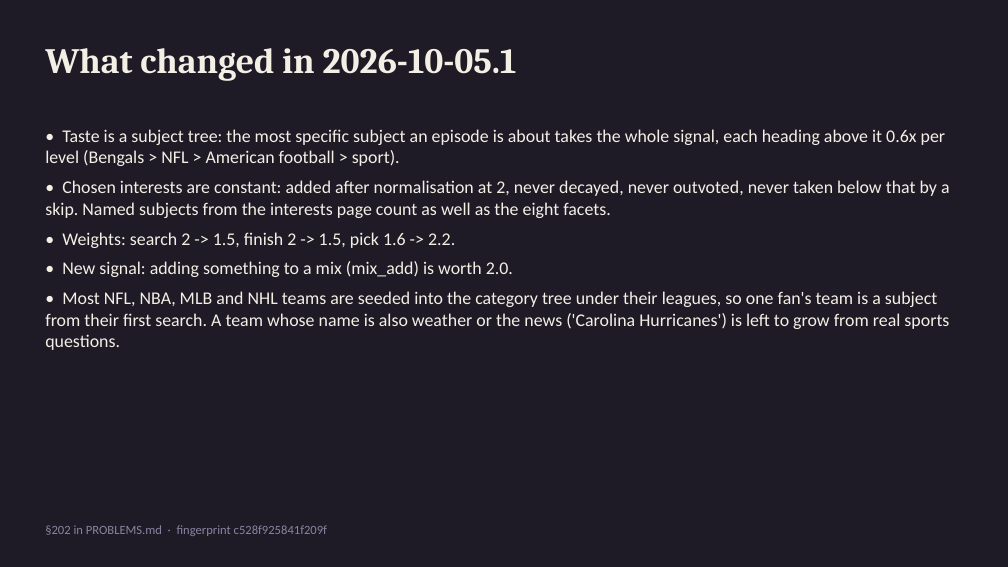
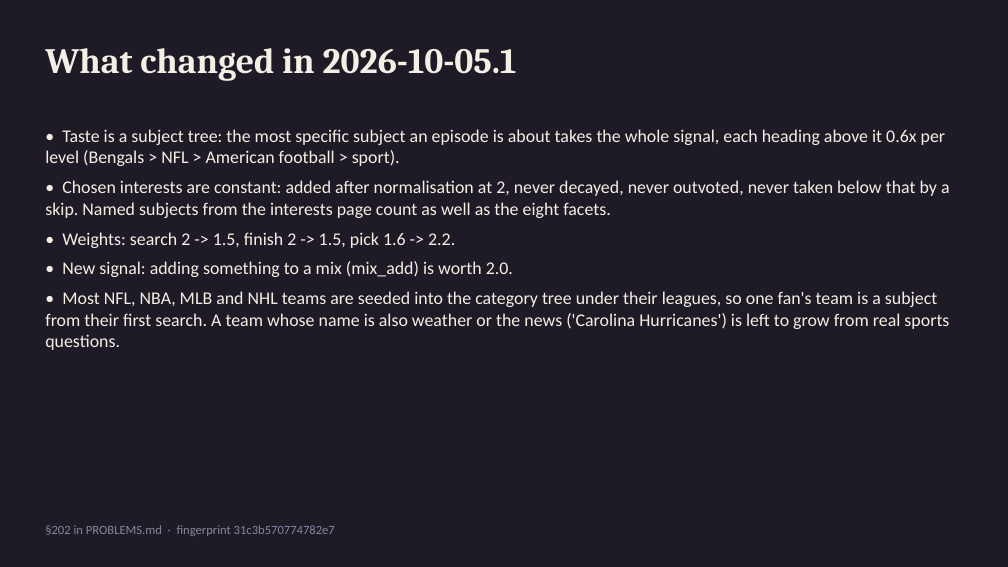
Before and after one commit to tjweingart-byte/FAM, a slide deck: slide 10 of docs/algorithm/FAM_Algorithm.pptx. Drawn at 1008x567 pixels with LibreOffice and Linux fonts; fonts in the diff are those of the drawing. Boxes give left, top, right and bottom in pixels: in the first picture for what was removed or moved away, otherwise in the second. Text is boxed around its words. In the diff, an @@ line names an element or a change of style, - is before the commit and + after.

```diff
--- a/docs/algorithm/FAM_Algorithm.pptx
+++ b/docs/algorithm/FAM_Algorithm.pptx
@@ text at [45,525,335,536]: text changed @@
-§202 in PROBLEMS.md · fingerprint c528f925841f209f
+§202 in PROBLEMS.md · fingerprint 31c3b570774782e7
```
Also in this commit, not shown: 11 other files.
